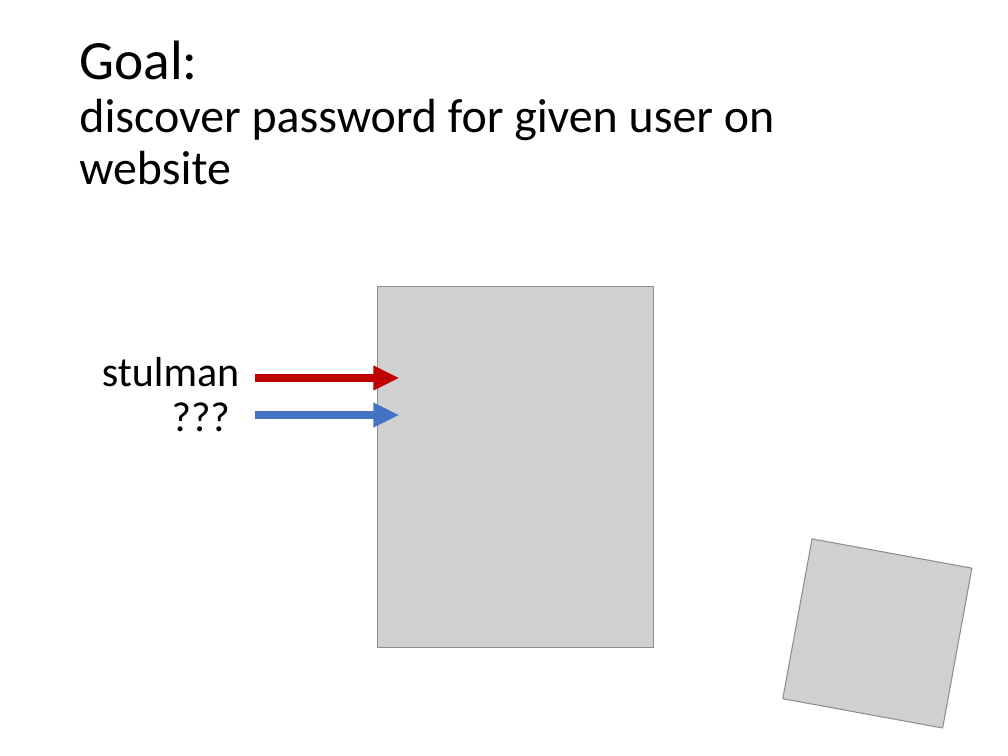
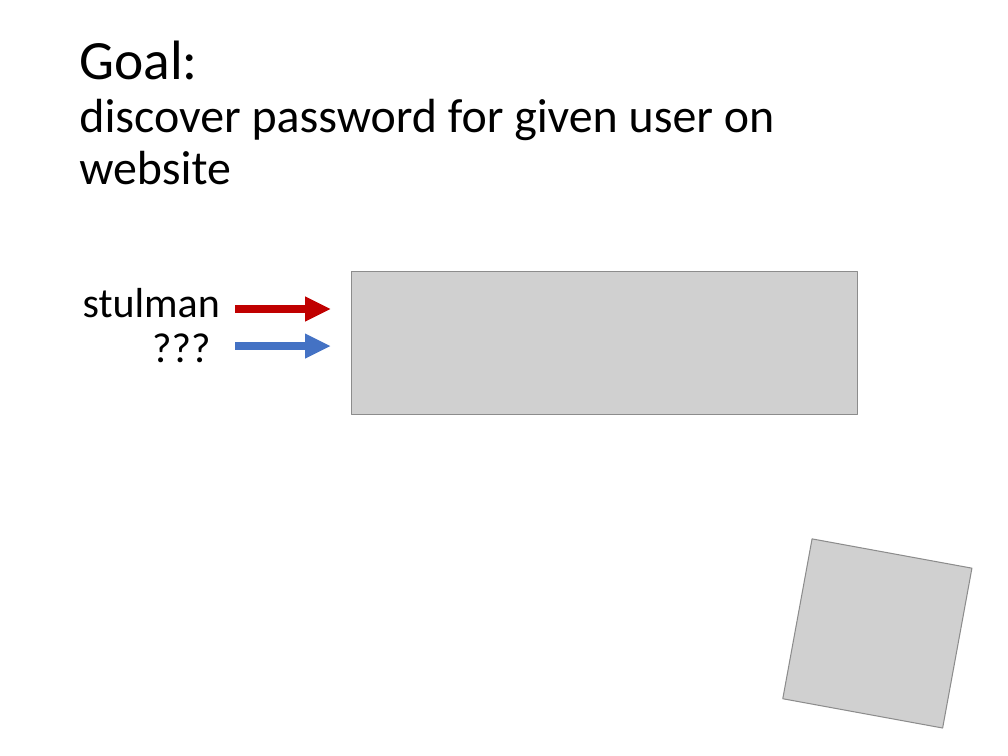
Before and after one commit to nrenzoni/parallel-web-login-attack, a slide deck: slide 2 of Brute-forcing a web login.pptx. Drawn at 1008x756 pixels with LibreOffice and Linux fonts; fonts in the diff are those of the drawing; grey boxes stand for pictures. Boxes give left, top, right and bottom in pixels: in the first picture for what was removed or moved away, otherwise in the second. Text is boxed around its words. In the diff, an @@ line names an element or a change of style, - is before the commit and + after.

```diff
--- a/Brute-forcing a web login.pptx
+++ b/Brute-forcing a web login.pptx
@@ text "stulman": place and size @@
-text "stulman" at (102,357,239,387)
+text "stulman" at (83,288,220,318)
@@ picture added at (352,272,858,414) @@
@@ picture removed at (377,286,653,647) @@
@@ text "???": place and size @@
-text "???" at (153,386,248,445)
+text "???" at (134,317,229,375)
@@ arrow moved from (255, 378) - (398, 378) to (236, 309) - (331, 309) @@
@@ arrow moved from (255, 415) - (398, 415) to (236, 346) - (331, 346) @@
```
Also in this commit, not shown: 5 other slides changed.
